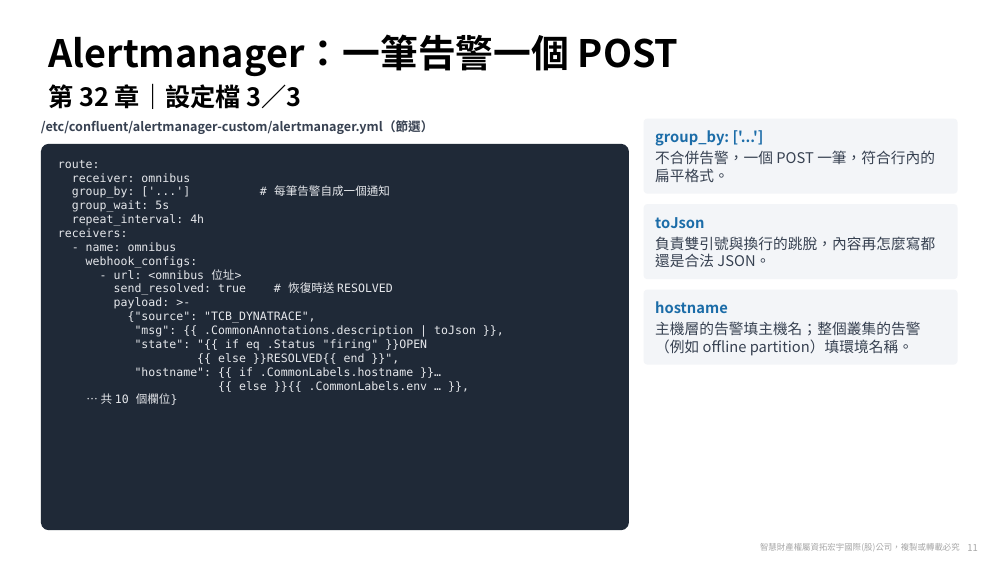
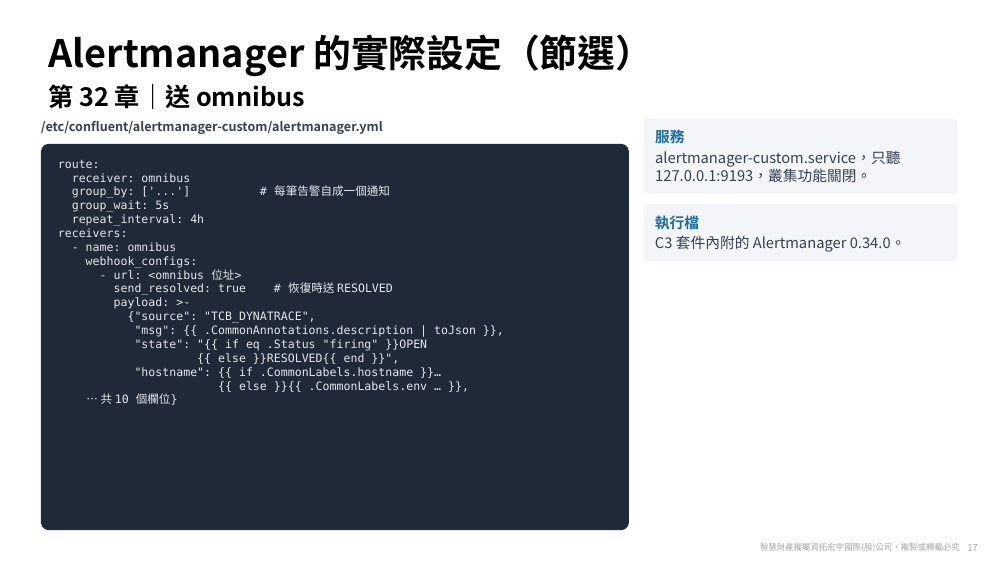
Before and after one commit to zxc81906119/kafka_install_ops, a slide deck: slide 17 of docs/Confluent-第32章-告警方案.pptx (slide 11 before the commit). Drawn at 1008x567 pixels with LibreOffice and Linux fonts; fonts in the diff are those of the drawing; background and template pictures are left out. Boxes give left, top, right and bottom in pixels: in the first picture for what was removed or moved away, otherwise in the second. Text is boxed around its words. In the diff, an @@ line names an element or a change of style, - is before the commit and + after.

```diff
--- a/docs/Confluent-第32章-告警方案.pptx
+++ b/docs/Confluent-第32章-告警方案.pptx
@@ title at <box>48,34,653,77</box>: text changed @@
-Alertmanager：一筆告警一個 POST
+Alertmanager 的實際設定（節選）
@@ text at <box>48,83,305,109</box>: text changed @@
-第 32 章｜設定檔 3／3
+第 32 章｜送 omnibus
@@ text at <box>41,121,383,134</box>: text changed @@
-/etc/confluent/alertmanager-custom/alertmanager.yml（節選）
+/etc/confluent/alertmanager-custom/alertmanager.yml
@@ text in rounded rectangle at <box>655,128,900,182</box>: text changed @@
-group_by: ['...']
-不合併告警，一個 POST 一筆，符合行內的扁平格式。
+服務
+alertmanager-custom.service，只聽 127.0.0.1:9193，叢集功能關閉。
@@ rounded rectangle "執行檔": place and size @@
-rounded rectangle "執行檔" at <box>644,204,957,279</box>
+rounded rectangle "執行檔" at <box>644,204,957,262</box>
@@ text in rounded rectangle at <box>655,215,906,252</box>: text changed @@
-toJson
-負責雙引號與換行的跳脫，內容再怎麼寫都還是合法 JSON。
+執行檔
+C3 套件內附的 Alertmanager 0.34.0。
@@ rounded rectangle removed at <box>644,290,957,364</box> @@
-hostname
-主機層的告警填主機名；整個叢集的告警（例如 offline partition）填環境名稱。
@@ page number at <box>967,544,977,551</box>: text changed @@
-11
+17
```
Also in this commit, not shown: 15 other slides changed, 14 slides added, 7 other files.
